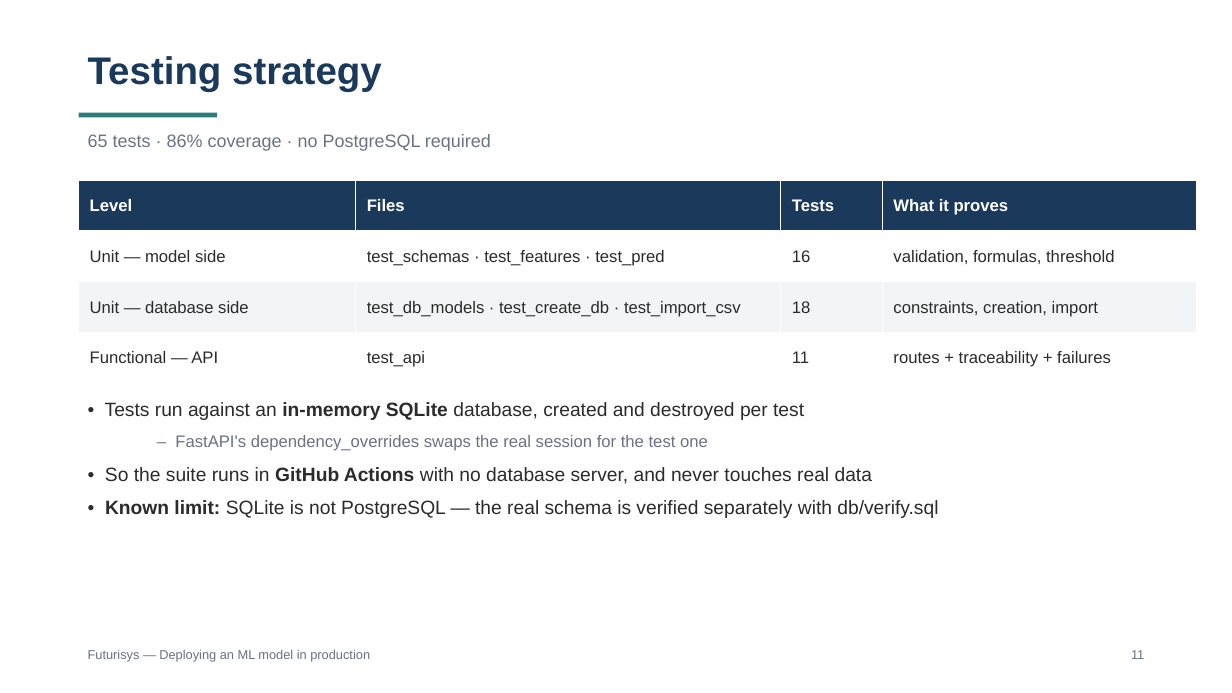
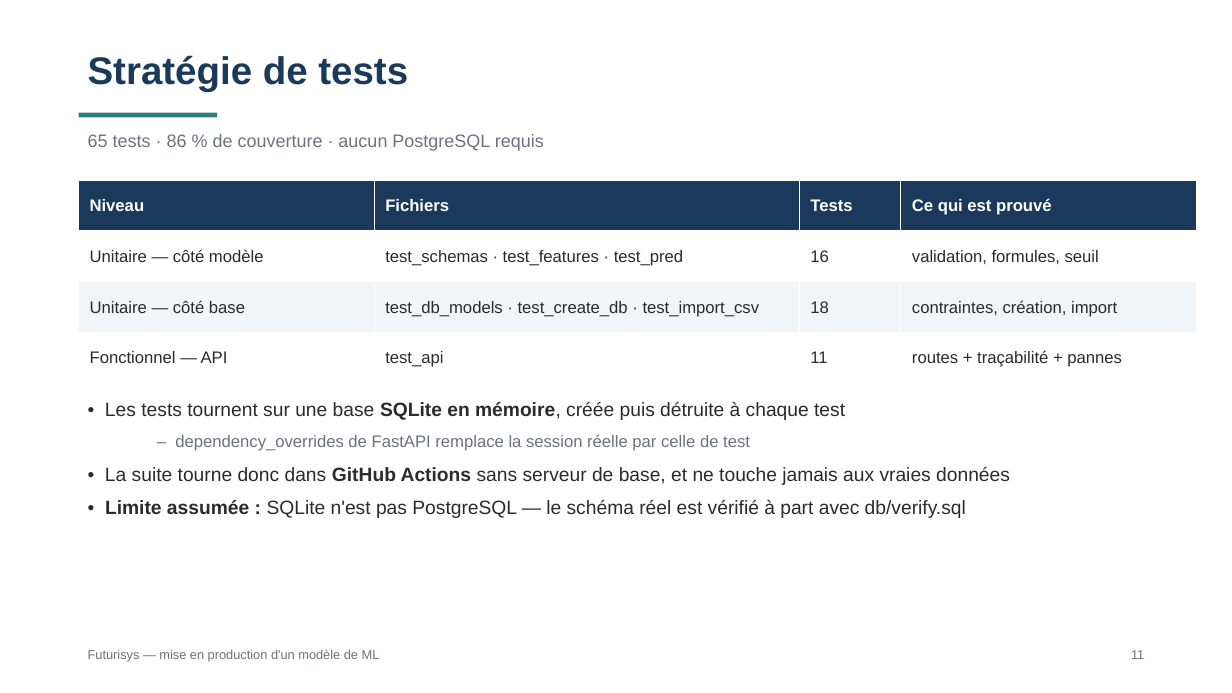
Before and after one commit to ankim21/Projet5_DEPLOYMENTML, a slide deck: slide 12 of docs/presentation_futurisys.pptx. Drawn at 1232x693 pixels with LibreOffice and Linux fonts; fonts in the diff are those of the drawing. Boxes give left, top, right and bottom in pixels: in the first picture for what was removed or moved away, otherwise in the second. Text is boxed around its words. In the diff, an @@ line names an element or a change of style, - is before the commit and + after.

```diff
--- a/docs/presentation_futurisys.pptx
+++ b/docs/presentation_futurisys.pptx
@@ text at [88, 55, 408, 92]: text changed @@
-Testing strategy
+Stratégie de tests
@@ text at [88, 134, 544, 151]: text changed @@
-65 tests · 86% coverage · no PostgreSQL required
+65 tests · 86 % de couverture · aucun PostgreSQL requis
@@ table at [79, 180, 1197, 384] @@
-row 1: Level | Files | Tests | What it proves
+row 1: Niveau | Fichiers | Tests | Ce qui est prouvé
-row 2, column 1: Unit — model side
+row 2, column 1: Unitaire — côté modèle
-row 2, column 4: validation, formulas, threshold
+row 2, column 4: validation, formules, seuil
-row 3, column 1: Unit — database side
+row 3, column 1: Unitaire — côté base
-row 3, column 4: constraints, creation, import
+row 3, column 4: contraintes, création, import
-row 4, column 1: Functional — API
+row 4, column 1: Fonctionnel — API
-row 4, column 4: routes + traceability + failures
+row 4, column 4: routes + traçabilité + pannes
@@ text at [105, 402, 1010, 518]: text changed @@
-• Tests run against an in-memory SQLite database, created and destroyed per test
-  – FastAPI's dependency_overrides swaps the real session for the test one
-• So the suite runs in GitHub Actions with no database server, and never touches real data
-• Known limit: SQLite is not PostgreSQL — the real schema is verified separately with db/verify.sql
+• Les tests tournent sur une base SQLite en mémoire, créée puis détruite à chaque test
+  – dependency_overrides de FastAPI remplace la session réelle par celle de test
+• La suite tourne donc dans GitHub Actions sans serveur de base, et ne touche jamais aux vraies données
+• Limite assumée : SQLite n'est pas PostgreSQL — le schéma réel est vérifié à part avec db/verify.sql
@@ text at [88, 649, 380, 662]: text changed @@
-Futurisys — Deploying an ML model in production
+Futurisys — mise en production d'un modèle de ML
```
Also in this commit, not shown: 15 other slides changed, 2 slides added, 2 slides removed.
